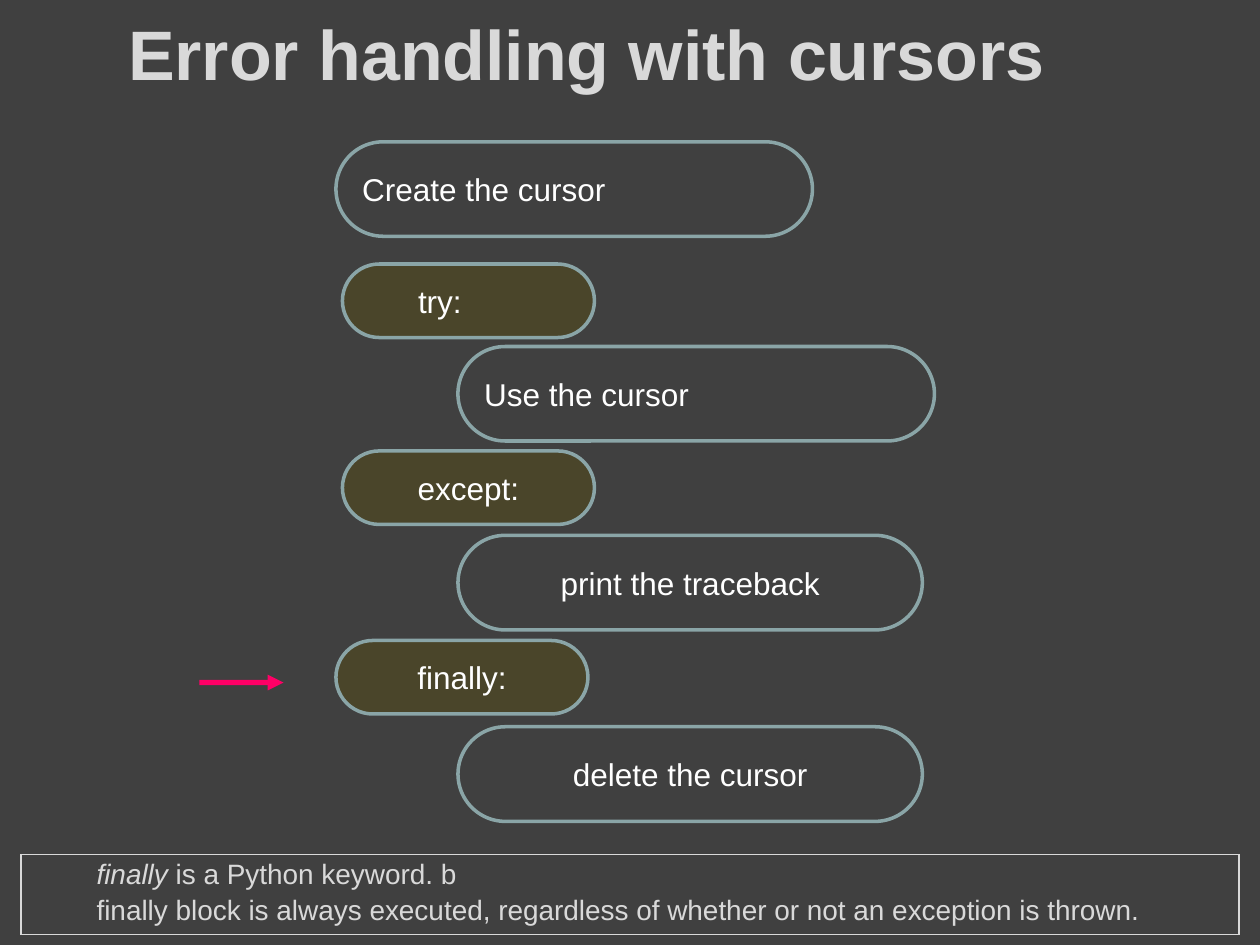
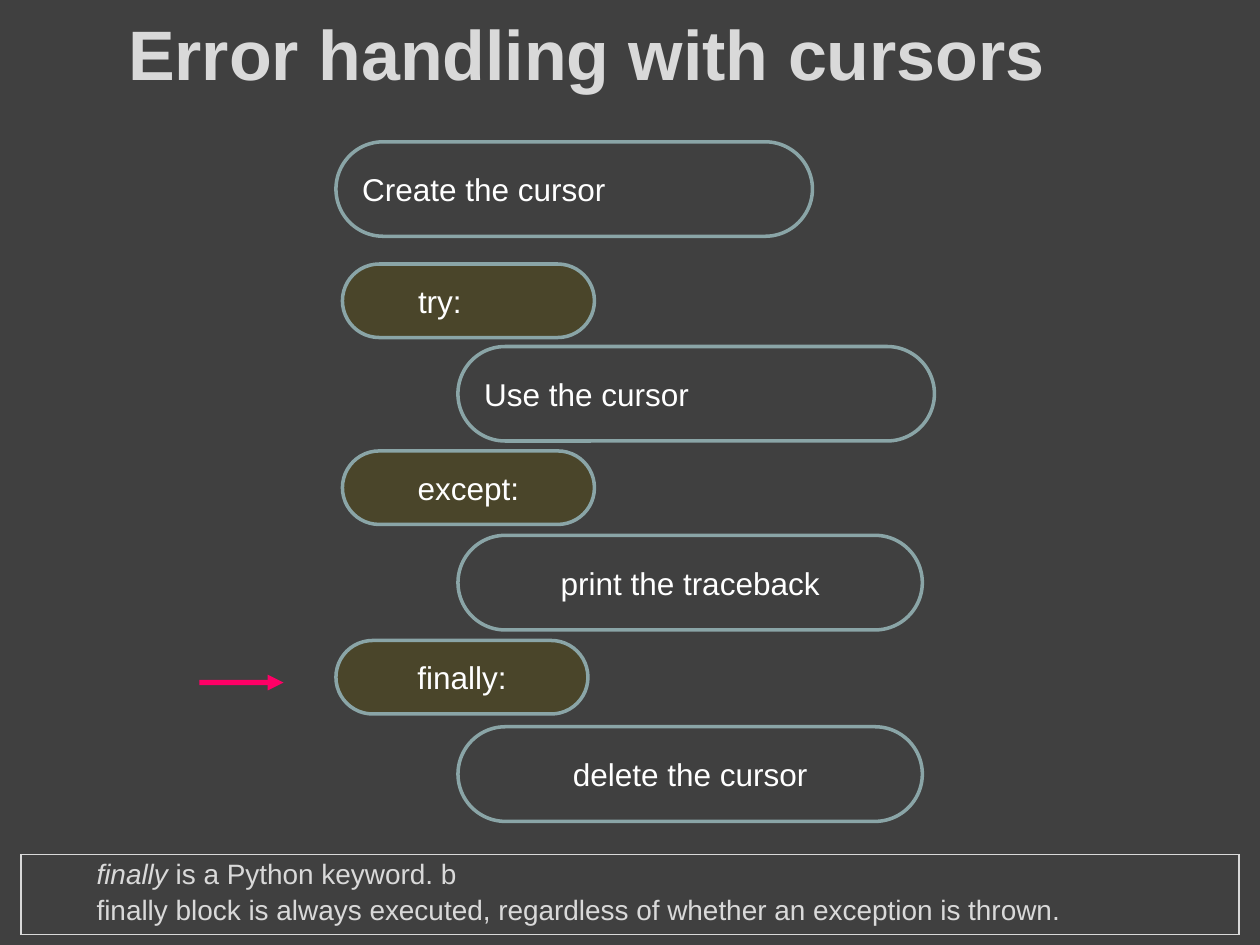
Before and after one commit to lgtateos/gis540, a slide deck: slide 92 of slides/cursors.pptx. Drawn at 1260x945 pixels with LibreOffice and Linux fonts; fonts in the diff are those of the drawing. Boxes give left, top, right and bottom in pixels: in the first picture for what was removed or moved away, otherwise in the second. Text is boxed around its words. In the diff, an @@ line names an element or a change of style, - is before the commit and + after.

```diff
--- a/slides/cursors.pptx
+++ b/slides/cursors.pptx
@@ text in rectangle at (97,899,1060,925): text changed @@
-  finally block is always executed, regardless of whether or not an exception is thrown.
+  finally block is always executed, regardless of whether an exception is thrown.
```
Also in this commit, not shown: 3 other slides changed, 1 slide added.
